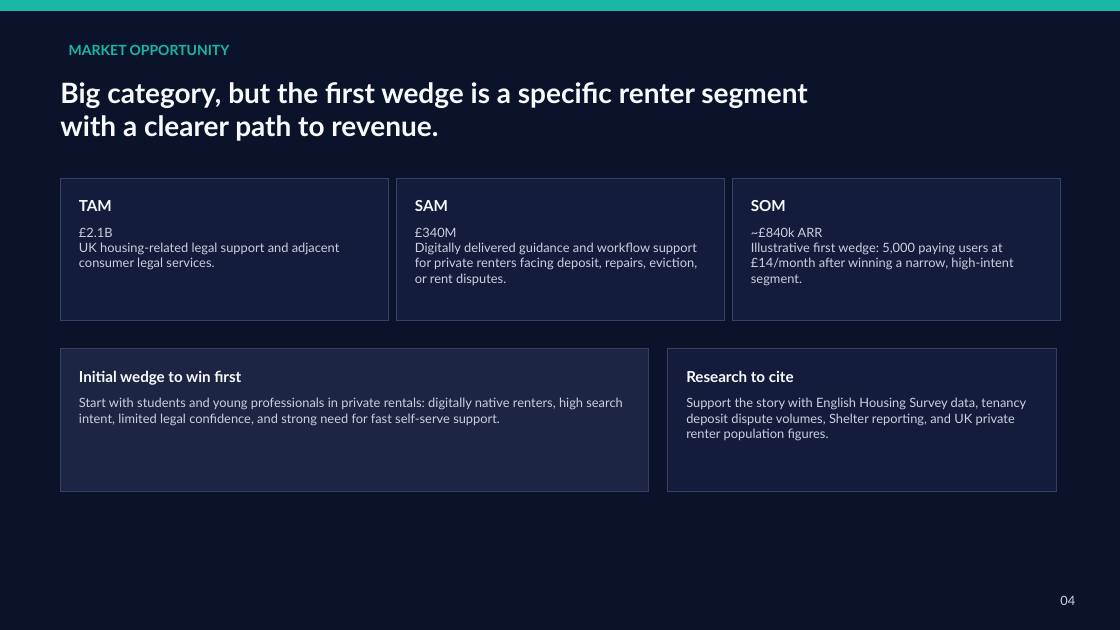
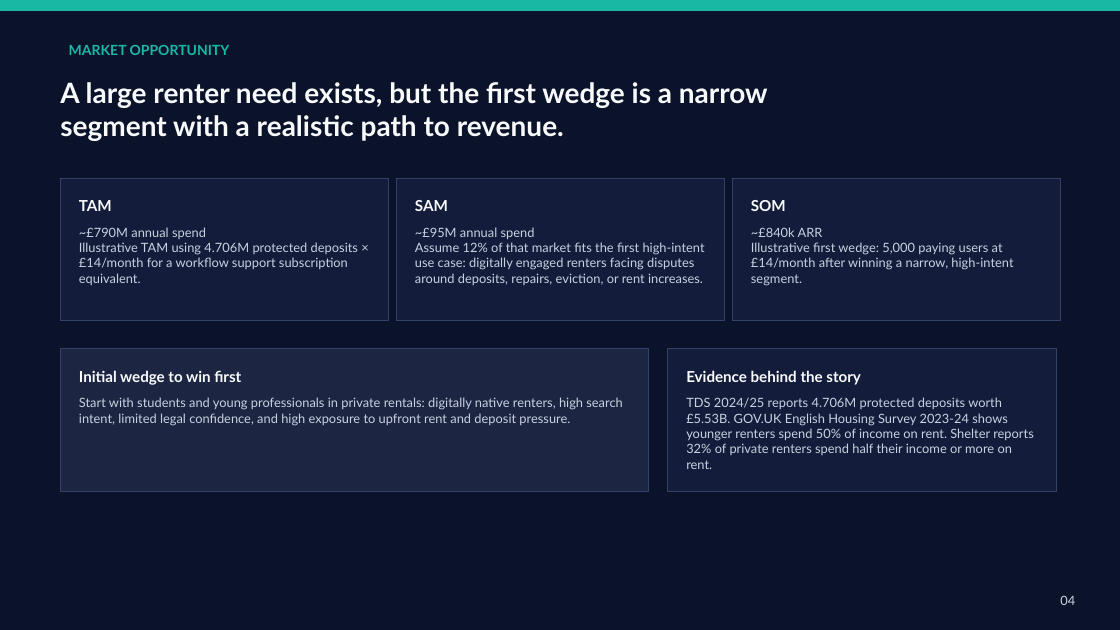
Before and after one commit to gorgectf/RenterShield, a slide deck: slide 4 of public/RenterShield_PitchDeck_Revised.pptx. Drawn at 1120x630 pixels with LibreOffice and Linux fonts; fonts in the diff are those of the drawing. Boxes give left, top, right and bottom in pixels: in the first picture for what was removed or moved away, otherwise in the second. Text is boxed around its words. In the diff, an @@ line names an element or a change of style, - is before the commit and + after.

```diff
--- a/public/RenterShield_PitchDeck_Revised.pptx
+++ b/public/RenterShield_PitchDeck_Revised.pptx
@@ text at <box>60,82,768,141</box>: text changed @@
-Big category, but the first wedge is a specific renter segment with a clearer path to revenue.
+A large renter need exists, but the first wedge is a narrow segment with a realistic path to revenue.
@@ text at <box>79,227,358,285</box>: text changed @@
-£2.1B
-UK housing-related legal support and adjacent consumer legal services.
+~£790M annual spend
+Illustrative TAM using 4.706M protected deposits × £14/month for a workflow support subscription equivalent.
@@ text at <box>415,227,705,285</box>: text changed @@
-£340M
-Digitally delivered guidance and workflow support for private renters facing deposit, repairs, eviction, or rent disputes.
+~£95M annual spend
+Assume 12% of that market fits the first high-intent use case: digitally engaged renters facing disputes around deposits, repairs, eviction, or rent increases.
@@ text at <box>686,370,861,385</box>: text changed @@
-Research to cite
+Evidence behind the story
@@ text at <box>79,397,622,425</box>: text changed @@
-Start with students and young professionals in private rentals: digitally native renters, high search intent, limited legal confidence, and strong need for fast self-serve support.
+Start with students and young professionals in private rentals: digitally native renters, high search intent, limited legal confidence, and high exposure to upfront rent and deposit pressure.
@@ text at <box>686,397,1034,469</box>: text changed @@
-Support the story with English Housing Survey data, tenancy deposit dispute volumes, Shelter reporting, and UK private renter population figures.
+TDS 2024/25 reports 4.706M protected deposits worth £5.53B. GOV.UK English Housing Survey 2023-24 shows younger renters spend 50% of income on rent. Shelter reports 32% of private renters spend half their income or more on rent.
```
Also in this commit, not shown: 6 other slides changed.
